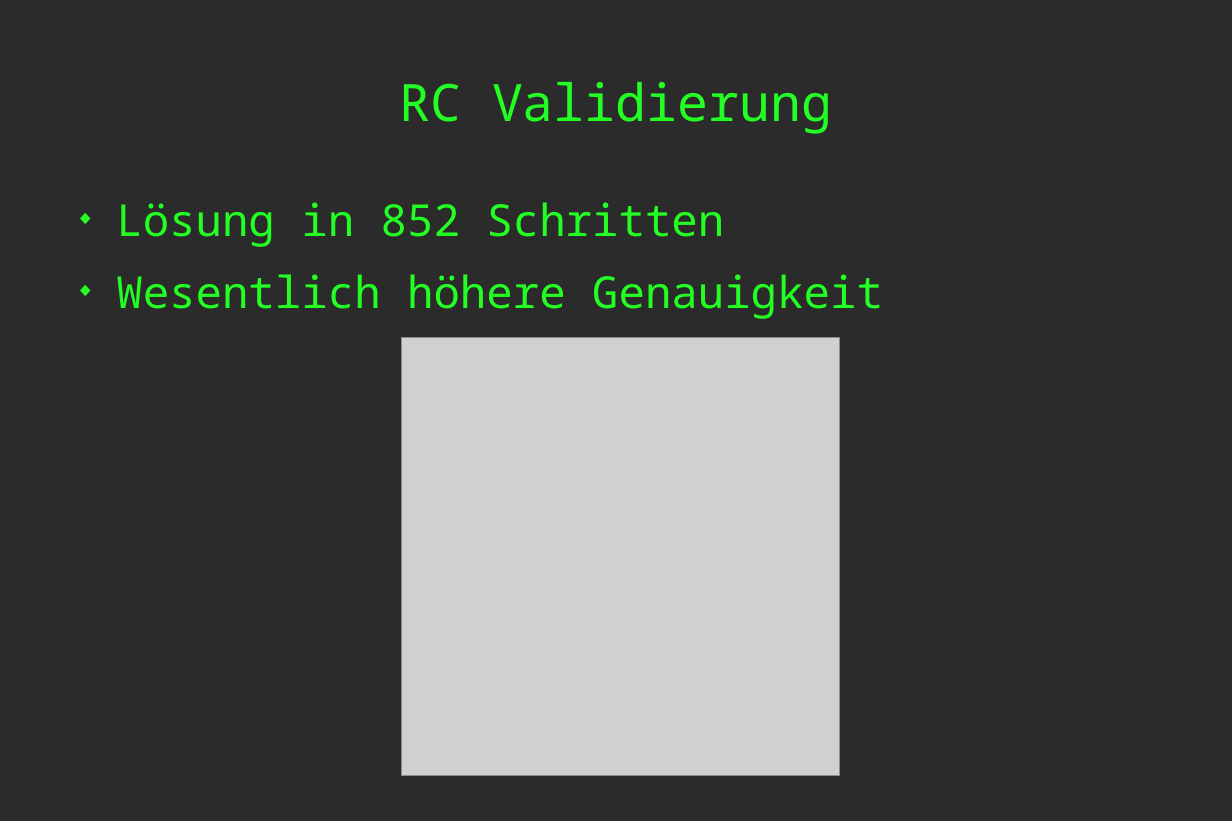
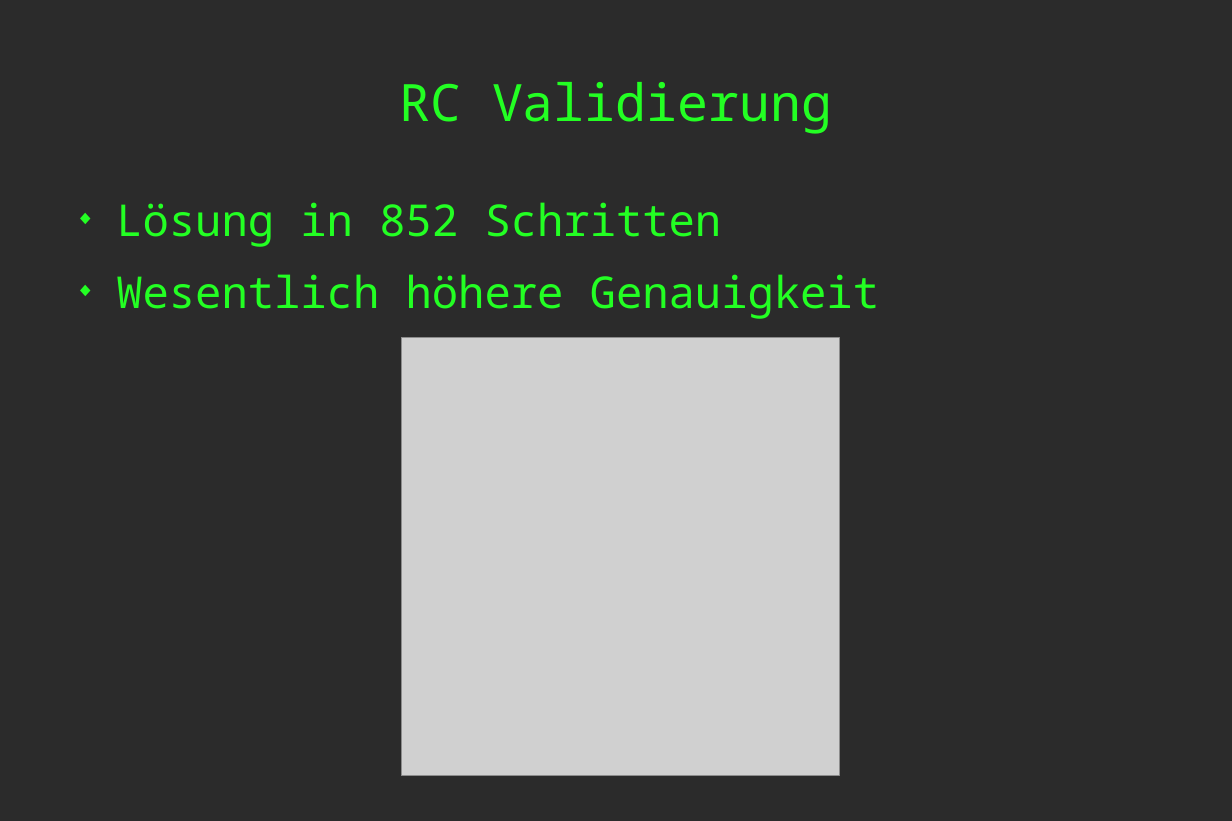
Before and after one commit to masterjava1/rwthsselabws2011g11, a slide deck: slide 17 of branches/doc/sselab_lena_praesentation.odp. Drawn at 1232x821 pixels with LibreOffice and Linux fonts; fonts in the diff are those of the drawing; grey boxes stand for pictures; background and template pictures are left out; a plain dark background stands for a picture behind light text. Boxes give left, top, right and bottom in pixels: in the first picture for what was removed or moved away, otherwise in the second. Text is boxed around its words. In the diff, an @@ line names an element or a change of style, - is before the commit and + after.

```diff
--- a/branches/doc/sselab_lena_praesentation.odp
+++ b/branches/doc/sselab_lena_praesentation.odp
@@ text "Lösung in 852 Schritten" at box(116, 202, 879, 319): size 27.4 to 27.3 pt @@
```
Also in this commit, not shown: 2 other slides changed.
